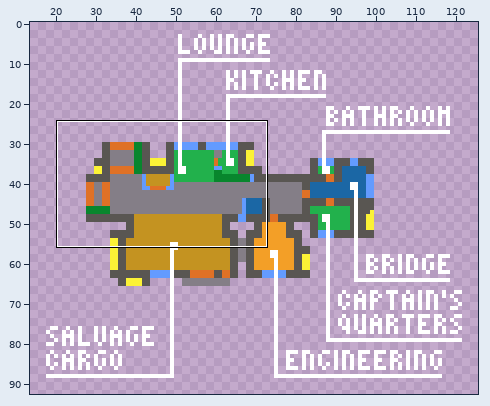
One commit to this sprite sheet: Resources/Textures/_NF/Guidebook/shuttle_maps/128x96.rsi/vagabond.png. Above, an overview of the earlier version with the close-up marked.
Close-up. Earlier state:
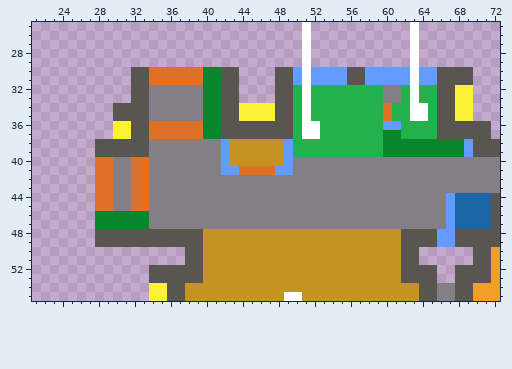
The file is 128x96 pixels. Shown: x 21..72, y 25..55. The wide view leaves out empty margins.
The result:
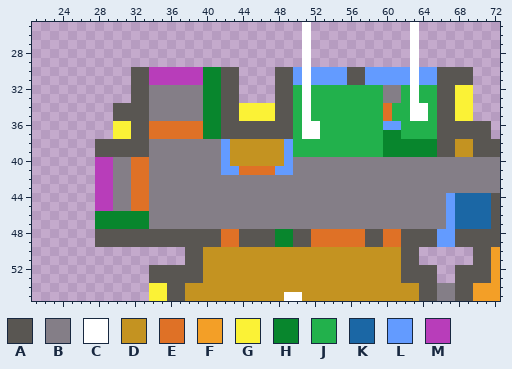
Palette (. is transparent): A #595652  B #847e87  C #ffffff  D #c49321  E #df7126  F #f39f27  G #fbf236  H #08862d  J #22b14c  K #1b67a5  L #639bff  M #b83dba
Change:
{"y":30,"x":34,"old":"EEEEEE","new":"MMMMMM"}
{"y":31,"x":34,"old":"EEEEEE","new":"MMMMMM"}
{"y":38,"x":66,"old":"HHHL","new":"AADD"}
{"y":39,"x":66,"old":"HHHL","new":"AADD"}
{"y":40,"x":28,"old":"EE","new":"MM"}
{"y":41,"x":28,"old":"EE","new":"MM"}
{"y":42,"x":28,"old":"EE","new":"MM"}
{"y":43,"x":28,"old":"EE","new":"MM"}
{"y":44,"x":28,"old":"EE","new":"MM"}
{"y":45,"x":28,"old":"EE","new":"MM"}
{"y":48,"x":40,"old":"DDDDDDDDDDDDDDDDDDDDDD","new":"AAEEAAAAHHAAEEEEEEAAEE"}
{"y":49,"x":40,"old":"DDDDDDDDDDDDDDDDDDDDDD","new":"AAEEAAAAHHAAEEEEEEAAEE"}
